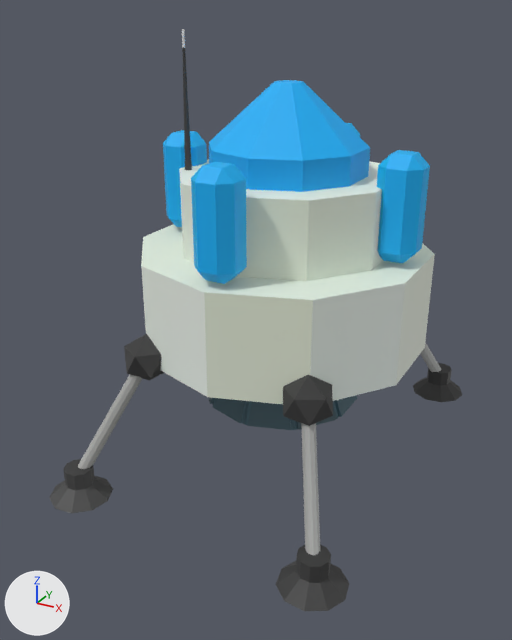
One commit to the FBX model Assets/Mesh/Lander/Lander_1.fbx: the scene before it, then after it.
Before and after are seen from a 50 mm lens placed at (0.139, -0.396, 1.069), pointed at (0.004, -0.151, 0.946). The lights are fixed; the arrows at lower left show +X, +Y and +Z. Where no turn or scale is listed for an object, it has been applied to the vertices.
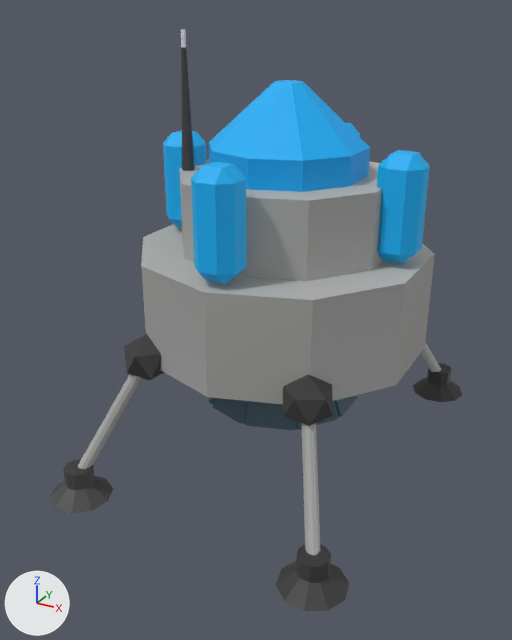
Boxes [x1, y1, x2, y2] around the edits, measured in the pictures (512 x 640 px):
'Cylinder.002', rescaled (36% wider)
    before: [182, 29, 192, 170]
    after: [181, 29, 195, 171]
part 1 of me_cylinder_001, surface changed
    both: [141, 159, 435, 404]

The change in detail:
me_cylinder_001 has 50 vertices, 33 faces and spans x -0.0598..0.0598, y -0.0638..0.062, z -0.0316..0.0417.
me_cylinder_001 is used by ob_cylinder_001; location (0.0088, -0.1346, 0.9654).
me_cylinder_001 part 1: texture (UV) coordinates of 33 of 33 faces, centred in x -0.0598..0.0598, y -0.0578..0.056, z -0.0316..0.0417, changed; they spanned u 0.33..0.36, v 0.27..0.3 and now span u 0.34..0.37, v 0.43..0.46.
Object 'Cylinder.002' (ob_cylinder_002) is rescaled from (0.0000153, 0.00041, 0.0000153) to (0.0000278, 0.00041, 0.0000278).
